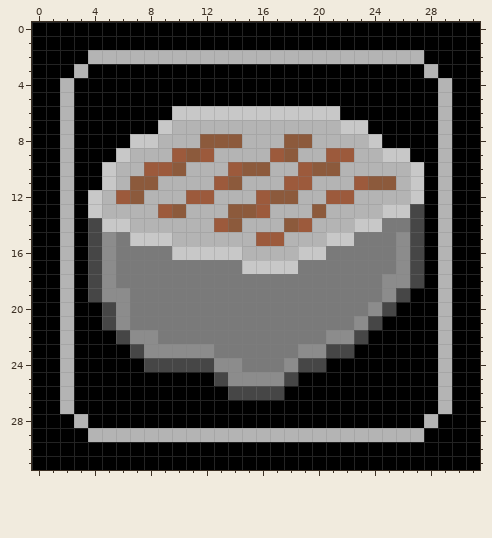
File history of a pixel-art sprite, Enigma Game/Assets/Sprites/Tile-Ore-Iron.png. Above is the file before it was changed.
The file is 32x32 pixels.
The result:
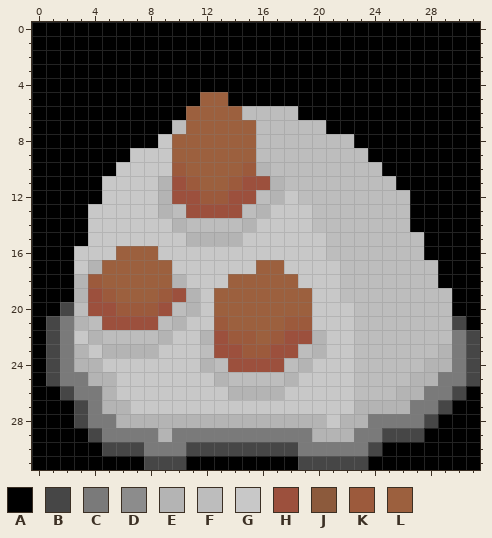
Palette (. is transparent): A #000000  B #464646  C #7a7a7a  D #8c8c8c  E #b4b4b4  F #bdbdbd  G #c8c8c8  H #9c503d  J #8c5a3c  K #9c5a3c  L #9c603e
Change:
y 2: x 4..27 EEEEEEEEEEEEEEEEEEEEEEEE -> AAAAAAAAAAAAAAAAAAAAAAAA
y 3: x 3 E -> A; x 28 E -> A
y 4: x 2 E -> A; x 29 E -> A
y 5: x 2 E -> A; x 12..13 AA -> LL; x 29 E -> A
y 6: x 2 E -> A; x 10..21 GGGGGGGGGGGG -> ALLLLFFFFAAA; x 29 E -> A
y 7: x 2 E -> A; x 9..23 GEEEEEEEEEEEEGG -> AFLLLLLFFFFFAAA; x 29 E -> A
y 8: x 2 E -> A; x 7..24 GGEEEJJJEEEJJEEEEG -> AAGLLLLLLFFFFFFFAA; x 29 E -> A
y 9: x 2 E -> A; x 6..26 GEEEKJKEEEEKJEEKKEEGG -> AGGGLLLLLLFFFFFFFFAAA; x 29 E -> A
y 10: x 2 E -> A; x 5..27 GEEKKJEEEKJJEEKJJEEEEEG -> AGGGGKLLLLKEFFFFFFFFAAA; x 29 E -> A
y 11: x 2 E -> A; x 6..8 EJJ -> GGG; x 10..16 EEEKJEE -> HKLLKHH; x 18..27 KKEEEKJJEG -> FFFFFFFFAA; x 29 E -> A
y 12: x 2 E -> A; x 4..8 GEKJE -> AGGGG; x 10..11 EK -> HH; x 13..27 EEEKJJEEKKEEEEG -> KHHFEGFFFFFFFFA; x 29 E -> A
y 13: x 2 E -> A; x 5..27 EEEEKJEEEJJKEEEJEEEEGGB -> GGGGEFHHHHFEGGGFFFFFFFA; x 29 E -> A
y 14: x 2 E -> A; x 4 B -> G; x 7..9 EEE -> GGG; x 11..14 EEKJ -> FFFF; x 16..27 EEJKEEEGGCCB -> GGGGFFFFFFFA; x 29 E -> A
y 15: x 2 E -> A; x 4..6 BDC -> GGG; x 10 E -> G; x 15..27 EKKEEEGGCCCDB -> GGGGGGFFFFFFF; x 29 E -> A
y 16: x 2..9 EABDCCCC -> AGGGLLLG; x 15..18 EEEE -> GGGG; x 21..27 CCCCCDB -> FFFFFFF; x 29 E -> A
y 17: x 2..14 EABDCCCCCCCCC -> AGELLLLLGGGGG; x 16..17 GG -> LL; x 19..29 CCCCCCCDBAE -> GGGFFFFFFFA
y 18: x 2..29 EABDCCCCCCCCCCCCCCCCCCCDDBAE -> AEKLLLLLEGGGLLLLLGGGFFFFFFFA
y 19: x 2..29 EABDDCCCCCCCCCCCCCCCCCCDBAAE -> AEHKLLLKHEGLLLLLLLGGFFFFFFFF
y 20: x 2..29 EAABDCCCCCCCCCCCCCCCCCDBAAAE -> BFHHKKKHFEGLLLLLLLGGGFFFFFFF
y 21: x 1..30 AEAABDCCCCCCCCCCCCCCCCDBAAAAEA -> BCEFHHHHFEGGKLLLLKKGGGFFFFFFFB
y 22: x 1..31 AEAAABDDCCCCCCCCCCCCDDBAAAAAEAA -> BCGEFFFFEGGEHKKLKHHEGGFFFFFFFCB
y 23: x 1..28 AEAAAABDDDDDCCCCCCDDBBAAAAAA -> BCEGEEEEGGGFHHKKHHFEGGFFFFFF; x 30..31 AA -> CB
y 24: x 1..28 AEAAAAABBBBBDDCCCDBBAAAAAAAA -> BCEEGGGGGGGEFHHHHFEGGGFFFFFE; x 30..31 AA -> CB
y 25: x 1..31 AEAAAAAAAAAABDDDDBAAAAAAAAAAEAA -> BCCEEGGGGGGGEFFFFEGGGGFFFFEECCB
y 26: x 2..30 EAAAAAAAAAAABBBBAAAAAAAAAAAEA -> BCCEGGGGGGGGEEEEGGGGGFFFEECCB
y 27: x 2..29 EAAAAAAAAAAAAAAAAAAAAAAAAAAE -> ABCEEGGGGGGGGGGGGGGGGEEEECCB
y 28: x 3..28 EAAAAAAAAAAAAAAAAAAAAAAAAE -> BCCEEEEEEEEEEEEEEEGEECCCCB
y 29: x 4..8 EEEEE -> BCCCC; x 10..19 EEEEEEEEEE -> CCCCCCCCCC; x 23..27 EEEEE -> CCBBB
y 30: x 5..24 AAAAAAAAAAAAAAAAAAAA -> BBBCCCBBBBBBBBCCCCCB
y 31: x 8..10 AAA -> BBB; x 19..23 AAAAA -> BBBBB
Boxes around the changes in both pictures, in picture pixels (x1, y1, x2, y2):
changed: (46, 50, 480, 470)
